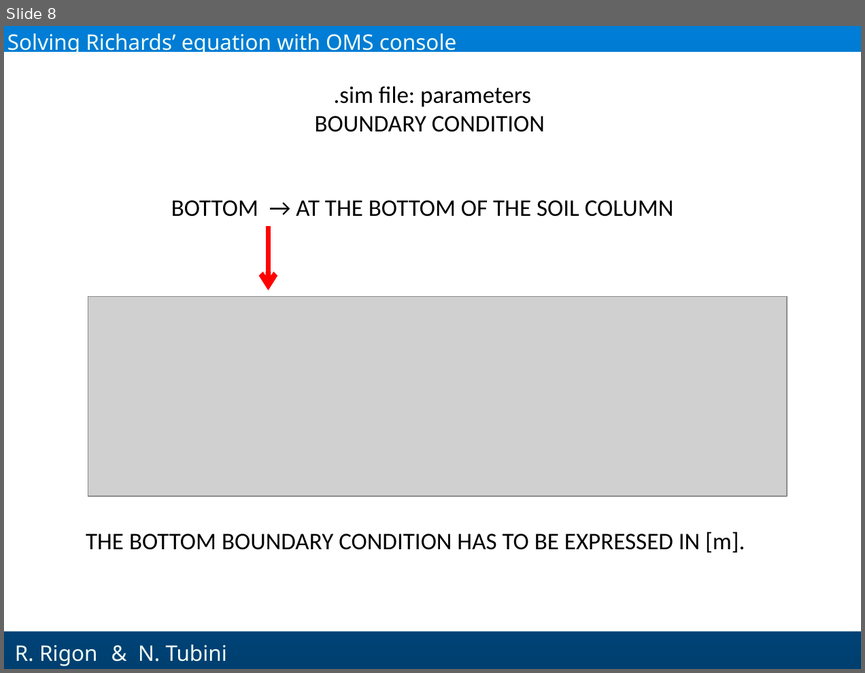
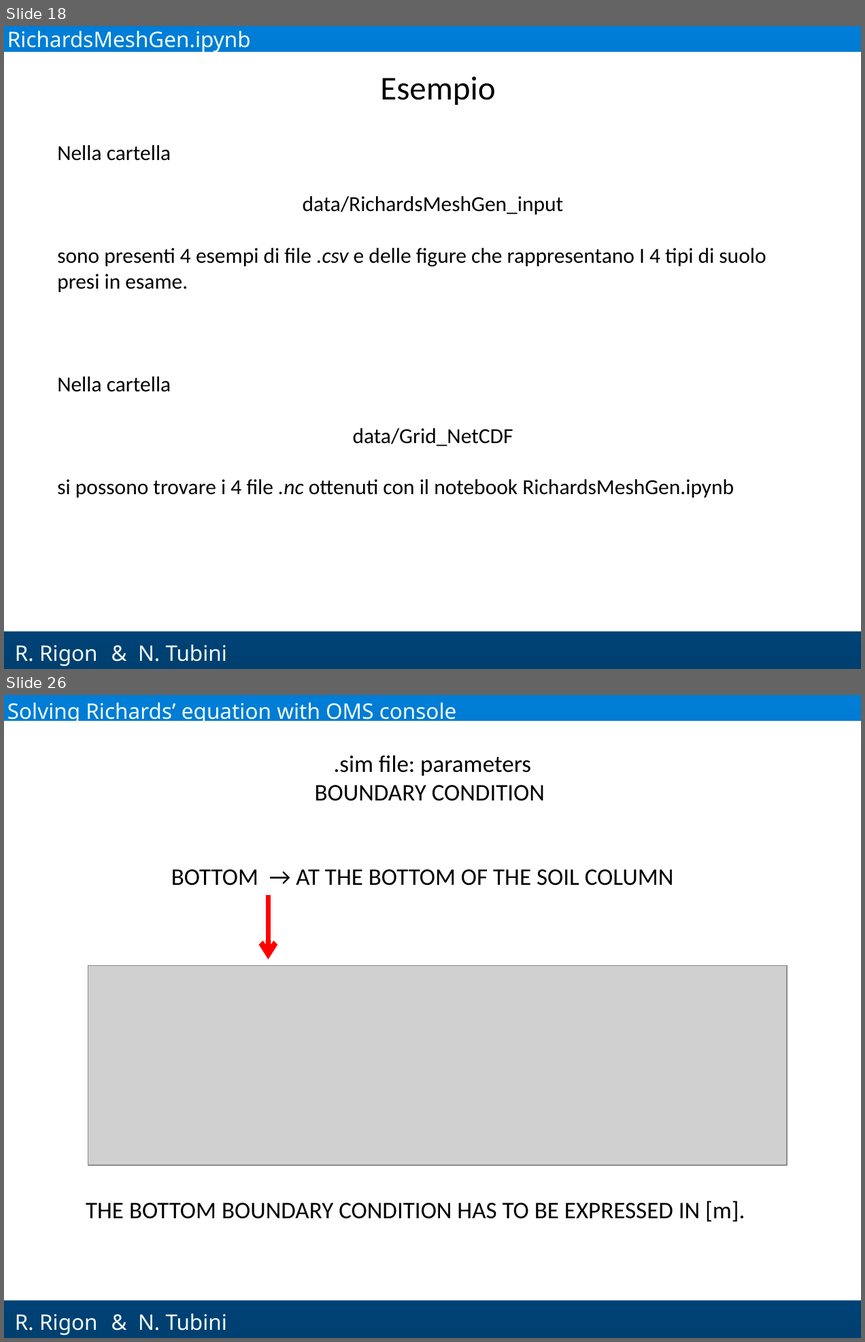
Before and after one commit to GEOframeOMSProjects/OMS_Project_Richards1D, a slide deck: Materials/Richards_English.pptx. Shown one above the other, each under a label of ours: slide 8 before the commit, slides 18 and 26 after it; the slides between them are not shown. The pictures are 865x673 and 865x1342 pixels, drawn with LibreOffice and Linux fonts; fonts in the diff are those of the drawing; grey boxes stand for pictures; background and template pictures are left out. Boxes give left, top, right and bottom in pixels: in the first picture for what was removed or moved away, otherwise in the second. Text is boxed around its words. In the diff, an @@ line names an element or a change of style, - is before the commit and + after.

```diff
--- a/Materials/Richards_English.pptx
+++ b/Materials/Richards_English.pptx
@@ slide 18 added at [4,26,861,669], background gradient #007DD6 to #004071; not listed: 2 template elements that a slide beside it also shows @@
@@ text added at [7,31,251,53], 18 pt, text #F1FEF6 @@
+RichardsMeshGen.ipynb
@@ text added at [380,76,495,105], 28 pt, text #000000 @@
+Esempio
@@ text added at [57,145,766,497], 18 pt, text #000000 @@
+Nella cartella
+data/RichardsMeshGen_input
+sono presenti 4 esempi di file .csv e delle figure che rappresentano I 4 tipi di suolo presi in esame.
+Nella cartella
+data/Grid_NetCDF
+si possono trovare i 4 file .nc ottenuti con il notebook RichardsMeshGen.ipynb
@@ text added at [138,644,227,661], 18 pt, text #F1FEF6 @@
+& N. Tubini
@@ what was slide 8 is now slide 26 @@
```
Also in this commit, not shown: 13 slides changed, 25 other slides added, 20 slides removed.
